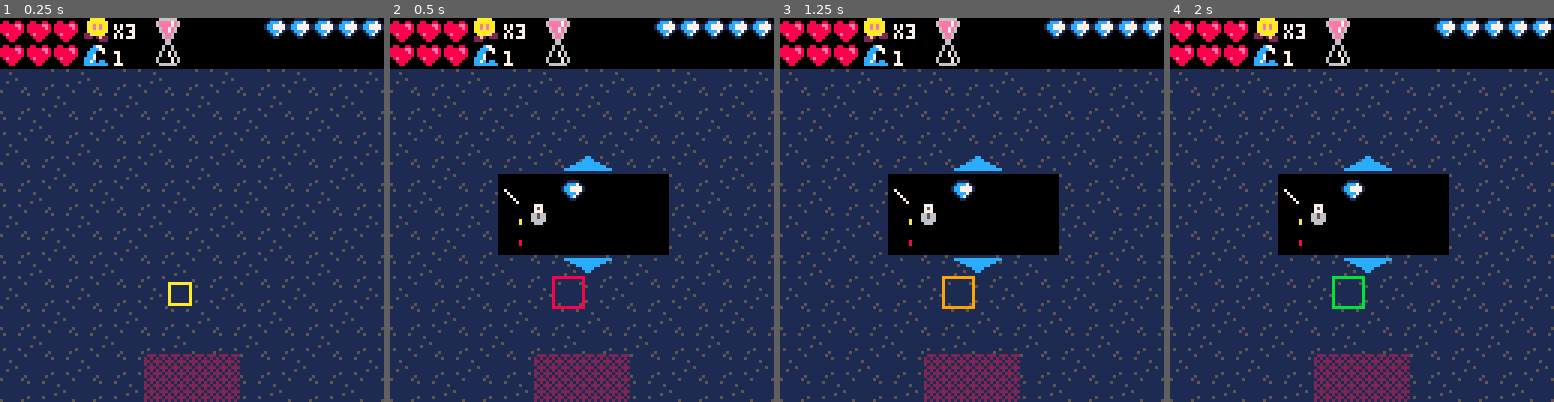
Above: before the commit, frames 1-4 (left to right).
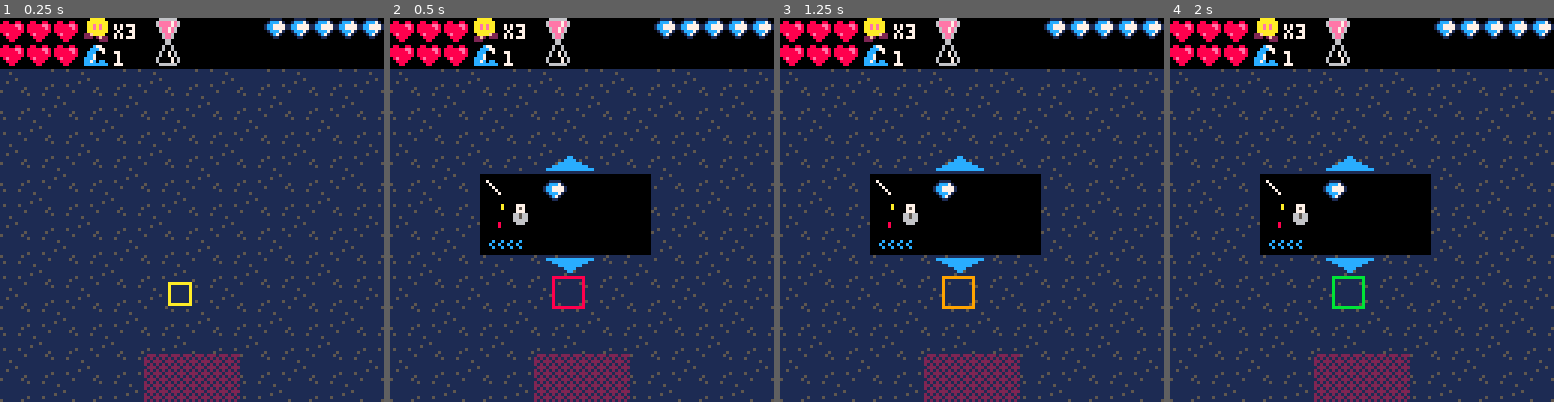
Above: after the commit, the same moments.

Repository: Gaveno/pico-mazing
Game: PICO-8 cartridge src/picomazing.p8
Two runs of this game, one before a commit and one after it. Both use one fixed random seed, a clock stepped at 60 frames per second and the inputs below.
Inputs:
- Up to frame 1 (0.25 s): no input
- Up to frame 2 (0.5 s): tap X (X key) at 0.33 s
- Up to frame 3 (1.25 s): tap O (Z key) at 0.7 s; tap X (X key) at 1.07 s
- Up to frame 4 (2 s): hold Right from 1.6 s (still down); tap O (Z key) at 1.7 s; tap X (X key) at 1.85 s

Frame 1 is identical in both runs. In frame 2, 3.5% of the frame differs, in the area x 23-73%, y 35-67%; in frame 3, 3.5%; in frame 4, 3.5%.

Commit message:
Tower stats in tower select menu

Diff:
--- a/src/extras.lua
+++ b/src/extras.lua
@@ -51,3 +51,7 @@
 function lerp(x, x1, x2)
     return x1 + x * (x2 - x1)
 end
+
+function percent_range(x, x1, x2)
+    return (x - x1) / (x2 - x1)
+end
--- a/src/picomazing.p8
+++ b/src/picomazing.p8
@@ -16,9 +16,9 @@
 #include extras.lua
 
 __gfx__
-00aaaa0000aaaa009999999951111115111111111111111100000000001111000666666000000000000000000009999999990000000099999999900000000000
-00aaaa000aa99aa0999999991111111115111151111111110880088001ccc71060000706000c770000000000009aa99999aa90000009aa99999aa90000000000
-aa9999aaaa9449aa0999999011111111111111111115111188888ee81cc777716000070600ccc7700000000009a99aaaaa99a900009a99aaaaa99a9000000000
+00aaaa0000aaaa009999999951111115111111111111111100000000001111000666666000000000000000000009999999990000000099999999900007000000
+00aaaa000aa99aa0999999991111111115111151111111110880088001ccc71060000706000c770000000000009aa99999aa90000009aa99999aa90070000000
+aa9999aaaa9449aa0999999011111111111111111115111188888ee81cc777716000070600ccc7700000000009a99aaaaa99a900009a99aaaaa99a9007000000
 aa9449aaa94bb49a09999990111111111111111111111111888888e81cc77771060070600ccc00700000000c09a999999779a900009a999999779a9000000000
 aa9449aaa94bb49a009999001111111111111111111115118888888801ccc710060070600cc70000000000cc99a999997777a990099a999997777a9900000000
 aa9999aaaa9449aa0099990011111111111111111151111108e88880001c710000600600ccc700000000cccc9a99999977779a9009a99999977779a900000000
@@ -33,10 +33,10 @@
 1117711197999979000aa0002212221222f212224494144408000860001cc100fff00ffff0ffff0f00aaaa000000aaaaaaa00000000000a999a0000000000000
 0111111009999990000000002121212122211111444111111001000000000000ffffffffffffffff00a99a0000000a999a000000000000000000000000000000
 0006600000677600000000000000aa000aaa0000000bbbb0000bbbb0000000000000000000bb0000000000000009999999990000009990000099900000000000
-066dd660078998700077700000888000008a800000bb78bb00bb78bb20000002000000000ba90a9000090000009aa99999aa9000009a9999999a900000000000
-06d66d6068988986007570000aa9800000898aa00bbb88bb0bbb88bb02aaaa2000aaaa00ba98a9800098000809a99aaaaa99a9000009a99999a9000000000000
-6d6d76d6798a989700777000a088800000a8a000033bb3000b3bbb3000aeea0022aeea22ba98a9800098000809a999999779a90000099aaaaa99000000000000
-6d6dd6d6798aa897066566000665a60006a5660033bbbb300b33bb0000aeea0022aeea220ba90a900009000099a999997777a9900009a99999a9000000000000
+066dd660078998700077700000888000008a800000bb78bb00bb78bb20000002000000000ba900a900090000009aa99999aa9000009a9999999a900000000000
+06d66d6068988986007570000aa9800000898aa00bbb88bb0bbb88bb02aaaa2000aaaa00ba980a980098000809a99aaaaa99a9000009a99999a9000000000000
+6d6d76d6798a989700777000a088800000a8a000033bb3000b3bbb3000aeea0022aeea22ba980a980098000809a999999779a90000099aaaaa99000000000000
+6d6dd6d6798aa897066566000665a60006a5660033bbbb300b33bb0000aeea0022aeea220ba900a90009000099a999997777a9900009a99999a9000000000000
 06d66d60689889860665660006656a000a6566000bbbb9cccc93bb0002aaaa2000aaaa0000bb0000000000009a99999977779a900009a99979a9000000000000
 066dd66007899870066666000666660006666600cc9c0cccccc0c9cc200000020000000000000000000000009a99999977779a90009a9999799a900000000000
 0006600000677600006660000066600000666000ccc0000000000ccc000000000000000000000000000000009a99999997799a90009a9999979a900000000000
--- a/src/towers.lua
+++ b/src/towers.lua
@@ -1,13 +1,14 @@
 -- CONSTANTS
 POPUP_MENU_WIDTH = 56
 POPUP_MENU_HEIGHT = 26
-POPUP_MENU_TOWER_STATS = 3
-POPUP_MENU_TOWER_STAT_SEP = flr(POPUP_MENU_HEIGHT / POPUP_MENU_TOWER_STATS)
+POPUP_MENU_TOWER_STATS = 4
+POPUP_MENU_TOWER_STAT_SEP = 7
 MAX_TOWER_RANGE = 5 * CELL_SIZE
 MIN_TOWER_RANGE = 1 * CELL_SIZE
 MAX_TOWER_POWER = 8
 MIN_TOWER_ATTACK_SPEED = 20 / 3
 MAX_TOWER_ATTACK_SPEED = 80
+SCALE_TOWER_ATTACK_SPEED = (MAX_TOWER_ATTACK_SPEED - MIN_TOWER_ATTACK_SPEED)
 
 
 -- Variables
@@ -308,8 +309,12 @@
 end
 
 function draw_tower_menu()
-    local x = mid(0, (cursor.x - 1) * CELL_SIZE - 20 + tower_menu_shake % 3, GRID_WIDTH * CELL_SIZE - POPUP_MENU_WIDTH)
-    local y = mid(25, (cursor.y - 1) * CELL_SIZE - POPUP_MENU_HEIGHT - 10 + tower_menu_shake % 2, GRID_HEIGHT * CELL_SIZE - POPUP_MENU_HEIGHT)
+    local cursor_y = -1
+    if cursor.y <= 8 then
+        cursor_y = 6
+    end
+    local x = mid(0, (cursor.x - 2) * CELL_SIZE - 18 + tower_menu_shake % 3, GRID_WIDTH * CELL_SIZE - POPUP_MENU_WIDTH)
+    local y = mid(25, (cursor.y + cursor_y) * CELL_SIZE - POPUP_MENU_HEIGHT - 10 + tower_menu_shake % 2, GRID_HEIGHT * CELL_SIZE - POPUP_MENU_HEIGHT)
 
     -- Draw menu background
     rectfill(x, y, x + POPUP_MENU_WIDTH, y + POPUP_MENU_HEIGHT, 0)
@@ -330,12 +335,12 @@
 
     -- Draw tower stats
     -- Attack type
-    local stat_start_y = y + flr(POPUP_MENU_TOWER_STAT_SEP / 2)
+    local stat_start_y = y + 1
 
     if tower_type.attack_type == 2 then
         line(x + 2, stat_start_y + 1, x + 6, stat_start_y + 5, 7)
     else
-        circ(x + 5, stat_start_y + 3, tower_type.splash, 7)
+        circ(x + 4, stat_start_y + 2, tower_type.splash, 7)
     end
 
     -- Power
@@ -349,7 +354,24 @@
     -- Range
     local range_number = flr((tower_type.attack_range - MIN_TOWER_RANGE - 2) / MAX_TOWER_RANGE * 4)
     local range_image_x = 84 - range_number * 4
-    sspr(range_image_x, 16, 4, 6, x + 4, stat_start_y + POPUP_MENU_TOWER_STAT_SEP * 2)
+    sspr(range_image_x, 16, 4, 6, x + 3, stat_start_y + POPUP_MENU_TOWER_STAT_SEP * 2 - 1)
+
+    -- Attack Speed
+    local practical_attack_speed = tower_type.attack_speed
+    if tower_type.attack_type == 2 then
+        practical_attack_speed = practical_attack_speed / 3
+    end
+
+    local attack_percent = percent_range(
+        (MAX_TOWER_ATTACK_SPEED - practical_attack_speed + 15),
+        MIN_TOWER_ATTACK_SPEED, MAX_TOWER_ATTACK_SPEED
+    )
+    local images = ceil(attack_percent * 3)
+    pal(7, 8 + flr(attack_percent * 4))
+    for i = 1, images do
+        sspr(120, 0, 2, 4, x + i * 3, stat_start_y + POPUP_MENU_TOWER_STAT_SEP * 3)
+    end
+    pal()
 
     -- Arrows
     if btn(2) then
